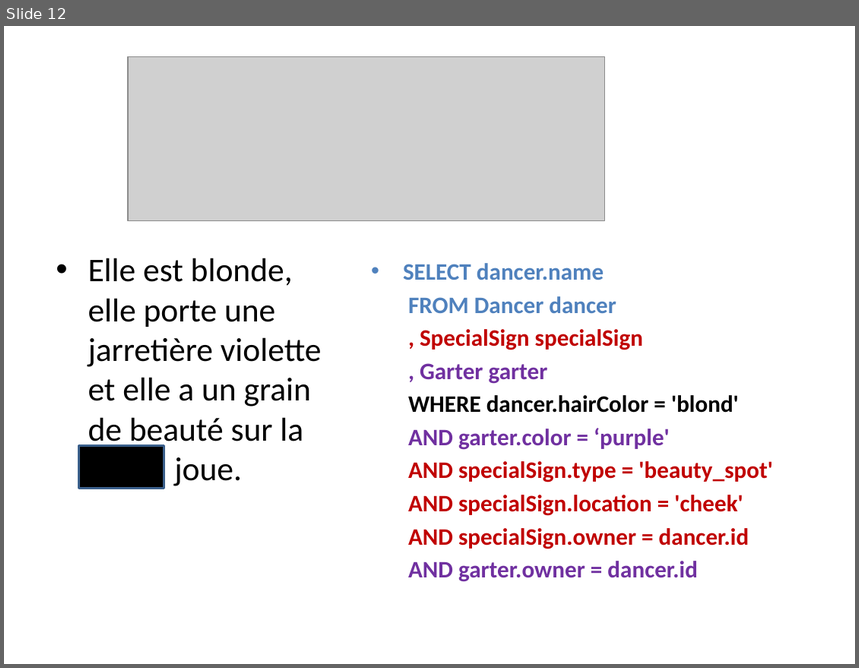
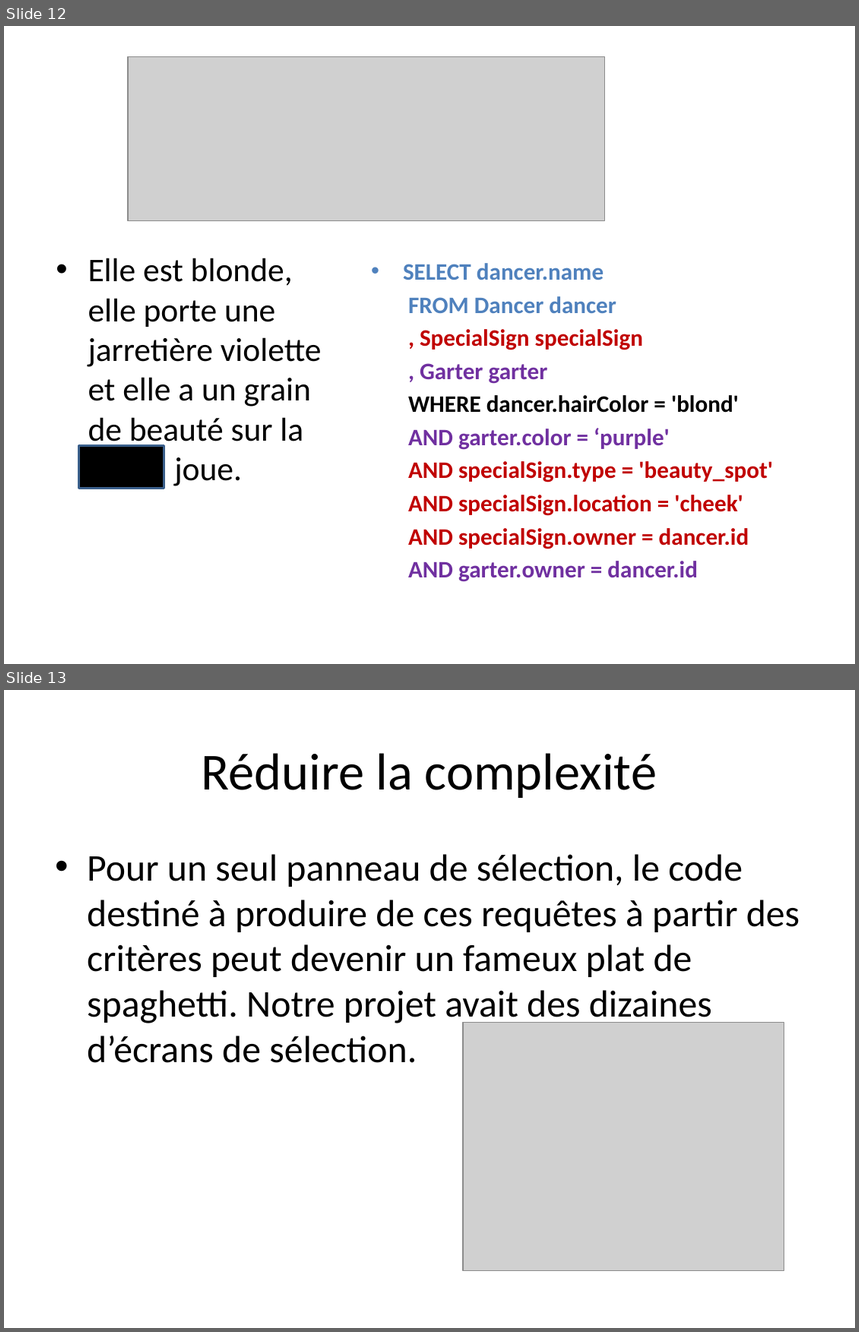
Before and after one commit to aqueryom/aqueryom, a slide deck: Criteria Mix.pptx. Shown one above the other, each under a label of ours: slide 12 before the commit, slides 12 and 13 after it. The pictures are 859x668 and 859x1332 pixels, drawn with LibreOffice and Linux fonts; fonts in the diff are those of the drawing; grey boxes stand for pictures. Boxes give left, top, right and bottom in pixels: in the first picture for what was removed or moved away, otherwise in the second. Text is boxed around its words. In the diff, an @@ line names an element or a change of style, - is before the commit and + after.

```diff
--- a/Criteria Mix.pptx
+++ b/Criteria Mix.pptx
@@ slide 13 added at [4,690,855,1328], background #FFFFFF @@
@@ title added at [202,753,657,798], 44 pt, text #000000 @@
+Réduire la complexité
@@ text added at [87,854,800,1063], 32 pt, text #000000 @@
+• Pour un seul panneau de sélection, le code destiné à produire de ces requêtes à partir des critères peut devenir un fameux plat de spaghetti. Notre projet avait des dizaines d’écrans de sélection.
@@ picture added at [463,1023,784,1271] @@
```
Also in this commit, not shown: 2 other slides added.
